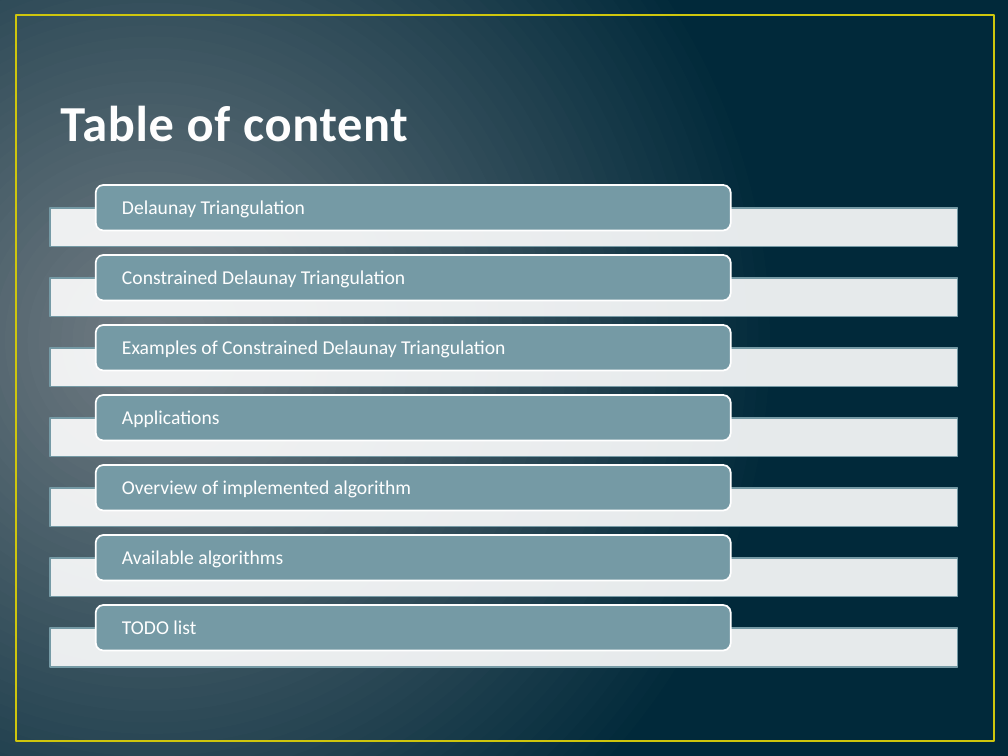
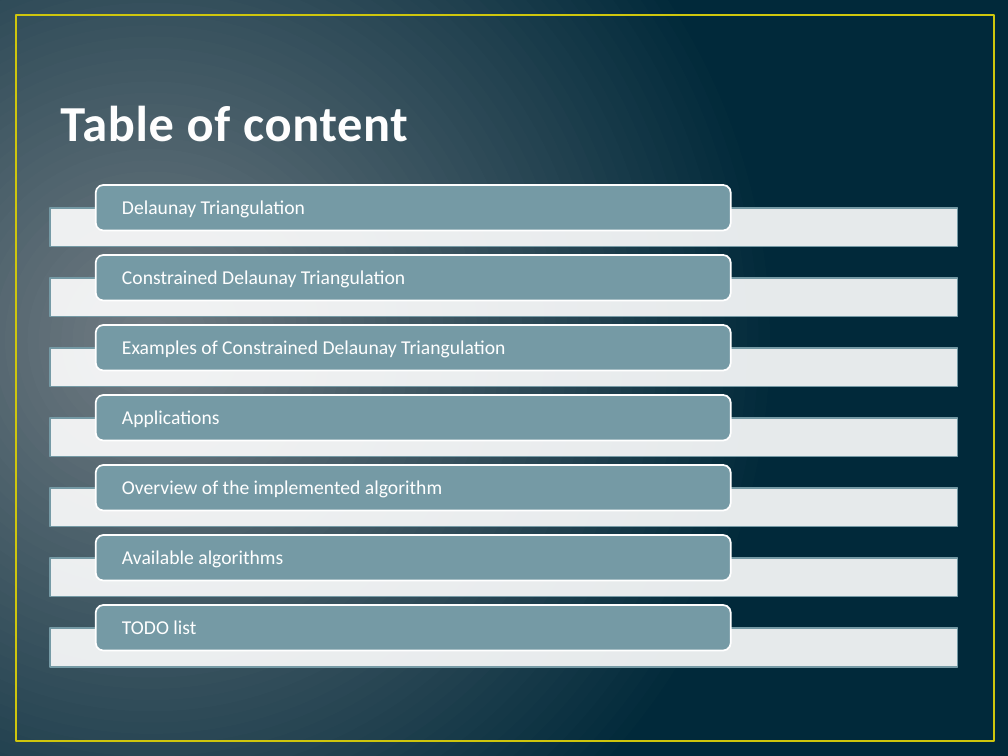
Before and after one commit to hugebdu/jdt-refactored, a slide deck: slide 2 of extra/CDT.pptx. Drawn at 1008x756 pixels with LibreOffice and Linux fonts; fonts in the diff are those of the drawing. Boxes give left, top, right and bottom in pixels: in the first picture for what was removed or moved away, otherwise in the second. Text is boxed around its words. In the diff, an @@ line names an element or a change of style, - is before the commit and + after.

```diff
--- a/extra/CDT.pptx
+++ b/extra/CDT.pptx
@@ text at <box>122,480,442,498</box>: text changed @@
-Overview of implemented algorithm
+Overview of the implemented algorithm
```
Also in this commit, not shown: 6 other slides changed.
